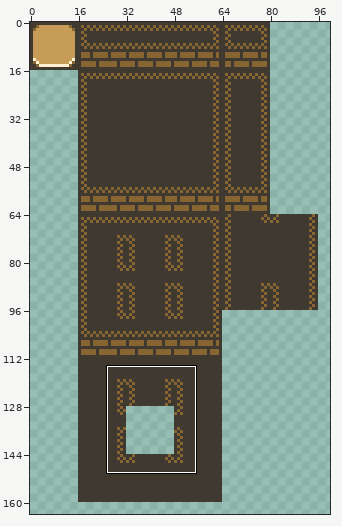
Sprite sheet: assets/sprites/Environment/TileSet.png. Above: a wide view before the commit, with the close-up outlined.
Close-up. First the earlier version:
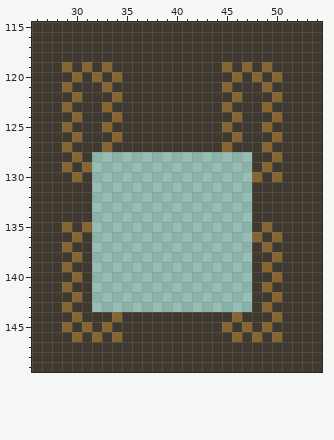
The file is 240x240 pixels. Shown: x 26..54, y 115..149. The wide view leaves out empty margins. The commit also changed other parts of the picture, which this record leaves out.
The same view after the edit:
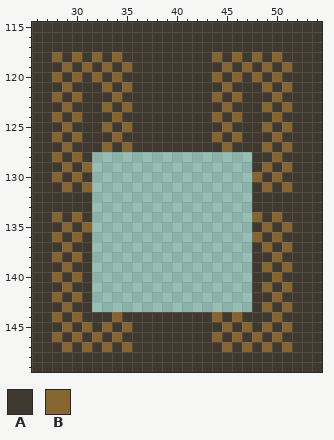
Palette (. is transparent): A #40392f  B #876533
The exact change:
{"y":118,"x":28,"old":"A","new":"B"}
{"y":118,"x":30,"old":"A","new":"B"}
{"y":118,"x":32,"old":"A","new":"B"}
{"y":118,"x":34,"old":"A","new":"B"}
{"y":118,"x":44,"old":"A","new":"B"}
{"y":118,"x":46,"old":"A","new":"B"}
{"y":118,"x":48,"old":"A","new":"B"}
{"y":118,"x":50,"old":"A","new":"B"}
{"y":119,"x":35,"old":"A","new":"B"}
{"y":119,"x":51,"old":"A","new":"B"}
{"y":120,"x":28,"old":"A","new":"B"}
{"y":120,"x":44,"old":"A","new":"B"}
{"y":121,"x":35,"old":"A","new":"B"}
{"y":121,"x":51,"old":"A","new":"B"}
{"y":122,"x":28,"old":"A","new":"B"}
{"y":122,"x":44,"old":"A","new":"B"}
{"y":123,"x":35,"old":"A","new":"B"}
{"y":123,"x":51,"old":"A","new":"B"}
{"y":124,"x":28,"old":"A","new":"B"}
{"y":124,"x":44,"old":"A","new":"B"}
{"y":125,"x":35,"old":"A","new":"B"}
{"y":125,"x":51,"old":"A","new":"B"}
{"y":126,"x":28,"old":"A","new":"B"}
{"y":126,"x":44,"old":"A","new":"B"}
{"y":127,"x":35,"old":"A","new":"B"}
{"y":127,"x":51,"old":"A","new":"B"}
{"y":128,"x":28,"old":"A","new":"B"}
{"y":129,"x":51,"old":"A","new":"B"}
{"y":130,"x":28,"old":"A","new":"B"}
{"y":131,"x":29,"old":"A","new":"B"}
{"y":131,"x":31,"old":"A","new":"B"}
{"y":131,"x":49,"old":"A","new":"B"}
{"y":131,"x":51,"old":"A","new":"B"}
{"y":134,"x":28,"old":"A","new":"B"}
{"y":134,"x":30,"old":"A","new":"B"}
{"y":134,"x":48,"old":"A","new":"B"}
{"y":134,"x":50,"old":"A","new":"B"}
{"y":135,"x":51,"old":"A","new":"B"}
{"y":136,"x":28,"old":"A","new":"B"}
{"y":137,"x":51,"old":"A","new":"B"}
{"y":138,"x":28,"old":"A","new":"B"}
{"y":139,"x":51,"old":"A","new":"B"}
{"y":140,"x":28,"old":"A","new":"B"}
{"y":141,"x":51,"old":"A","new":"B"}
{"y":142,"x":28,"old":"A","new":"B"}
{"y":143,"x":51,"old":"A","new":"B"}
{"y":144,"x":28,"old":"A","new":"B"}
{"y":144,"x":44,"old":"A","new":"B"}
{"y":145,"x":35,"old":"A","new":"B"}
{"y":145,"x":51,"old":"A","new":"B"}
{"y":146,"x":28,"old":"A","new":"B"}
{"y":146,"x":44,"old":"A","new":"B"}
{"y":147,"x":29,"old":"A","new":"B"}
{"y":147,"x":31,"old":"A","new":"B"}
{"y":147,"x":33,"old":"A","new":"B"}
{"y":147,"x":35,"old":"A","new":"B"}
{"y":147,"x":45,"old":"A","new":"B"}
{"y":147,"x":47,"old":"A","new":"B"}
{"y":147,"x":49,"old":"A","new":"B"}
{"y":147,"x":51,"old":"A","new":"B"}
{"label":"changed","picture_box":[52,52,132,352]}
{"label":"changed","picture_box":[212,52,292,352]}
